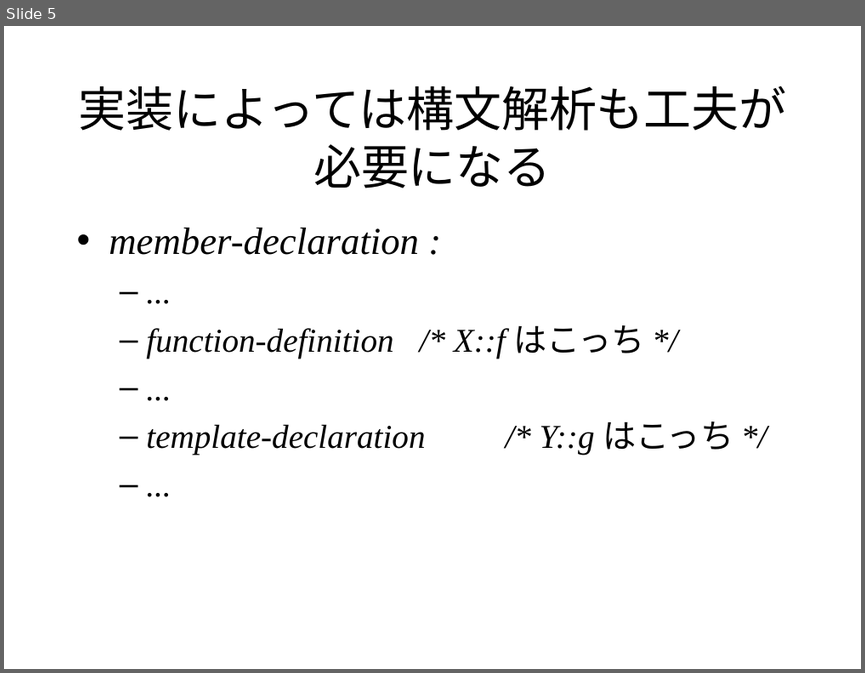
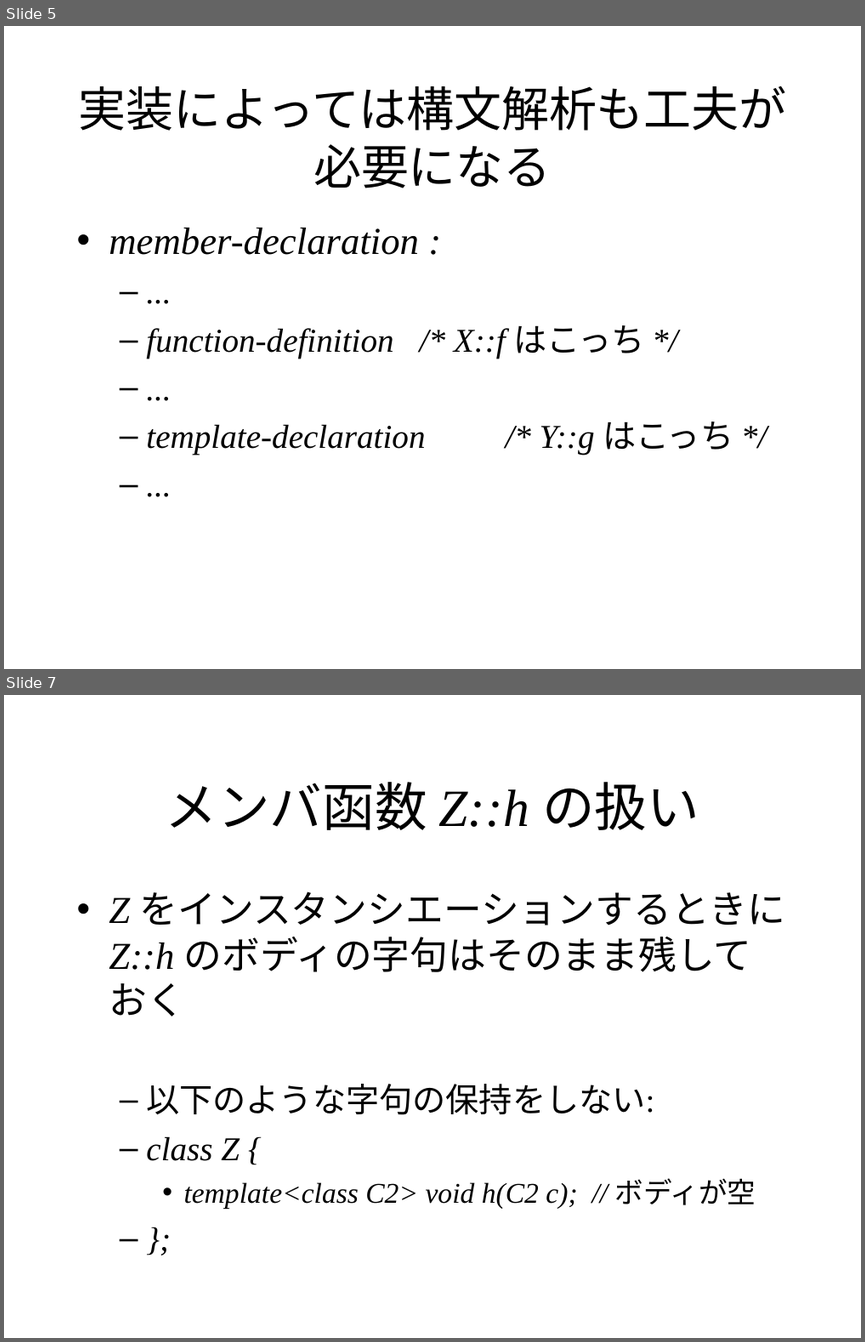
Before and after one commit to KeiHasegawa/cxx_doc, a slide deck: 20_template_mem_fun.ppt. Shown one above the other, each under a label of ours: slide 5 before the commit, slides 5 and 7 after it; the slides between them are not shown. The pictures are 865x673 and 865x1342 pixels, drawn with LibreOffice and Linux fonts; fonts in the diff are those of the drawing. Boxes give left, top, right and bottom in pixels: in the first picture for what was removed or moved away, otherwise in the second. Text is boxed around its words. In the diff, an @@ line names an element or a change of style, - is before the commit and + after.

```diff
--- a/20_template_mem_fun.ppt
+++ b/20_template_mem_fun.ppt
@@ slide 7 added at [4, 695, 861, 1338], background #FFFFFF @@
@@ title added at [166, 782, 699, 830], 44 pt, text #000000 @@
+メンバ函数 Z::h の扱い
@@ text added at [109, 891, 785, 1208], 32 pt, text #000000 @@
+• Z をインスタンシエーションするときに Z::h のボディの字句はそのまま残しておく
+  – 以下のような字句の保持をしない:
+  – class Z {
+    • template<class C2> void h(C2 c); // ボディが空
+  – };
```
Also in this commit, not shown: 3 slides changed, 1 other slide added, 3 other files.
